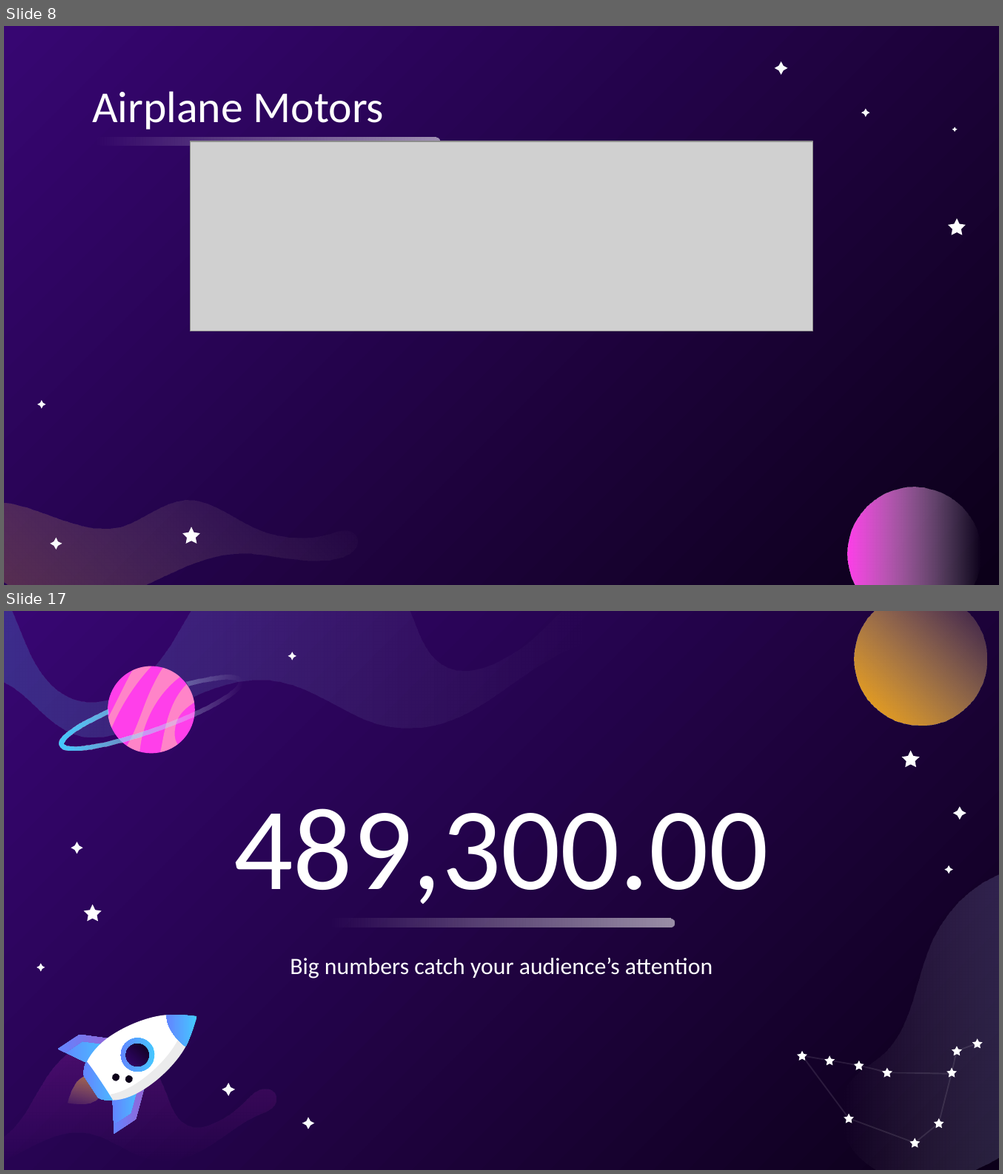
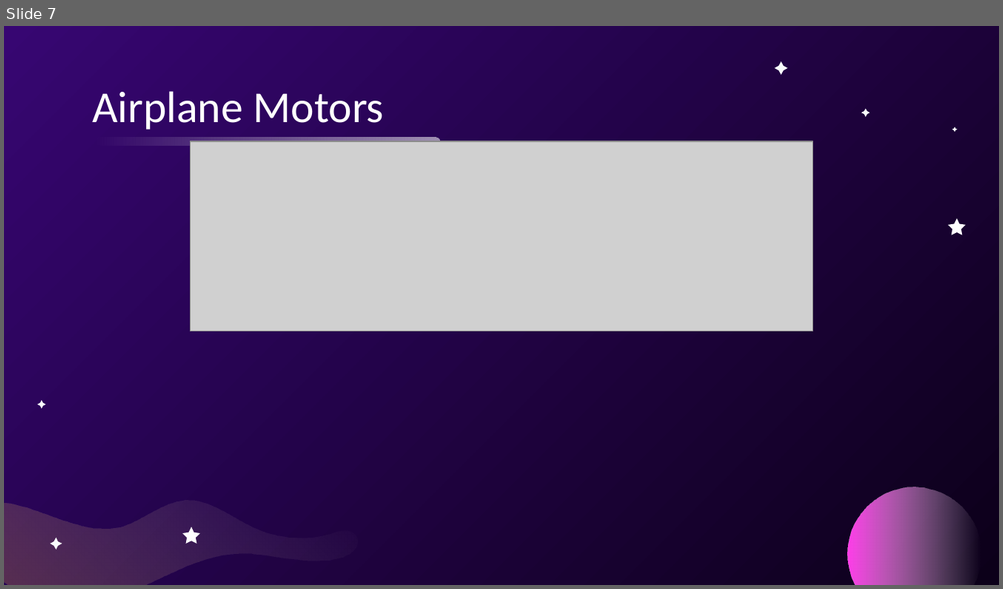
Before and after one commit to usedgenes/Rocketry-Curriculum, a slide deck: Beginner/Day 3/Rocket Motors.pptx. Shown one above the other, each under a label of ours: slides 8 and 17 before the commit, slide 7 after it; the slides between them are not shown. The pictures are 1003x1174 and 1003x589 pixels, drawn with LibreOffice and Linux fonts; fonts in the diff are those of the drawing; grey boxes stand for pictures. Boxes give left, top, right and bottom in pixels: in the first picture for what was removed or moved away, otherwise in the second. Text is boxed around its words. In the diff, an @@ line names an element or a change of style, - is before the commit and + after.

```diff
--- a/Beginner/Day 3/Rocket Motors.pptx
+++ b/Beginner/Day 3/Rocket Motors.pptx
@@ slide 17 removed at <box>4,611,999,1170</box>, background gradient #0C0019 to #370672 @@
@@ freeform shape removed at <box>4,611,600,738</box> @@
@@ ellipse removed at <box>854,611,986,724</box> @@
@@ group removed at <box>58,666,243,753</box>: 5 freeform shapes @@
@@ title removed at <box>234,809,768,904</box> @@
-489,300.00
@@ freeform shape removed at <box>831,869,999,1170</box> @@
@@ group removed at <box>37,652,966,1129</box>: 9 freeform shapes @@
@@ rounded rectangle removed at <box>328,920,674,928</box> @@
@@ subtitle removed at <box>290,957,712,979</box> @@
-Big numbers catch your audience’s attention
@@ freeform shape removed at <box>4,1039,278,1166</box> @@
@@ group removed at <box>58,1015,199,1134</box>: 13 freeform shapes @@
@@ group removed at <box>797,1039,982,1148</box>: 11 freeform shapes @@
@@ what was slide 8 is now slide 7 @@
```
Also in this commit, not shown: 1 slide added, 30 other slides removed, 4 other files.
